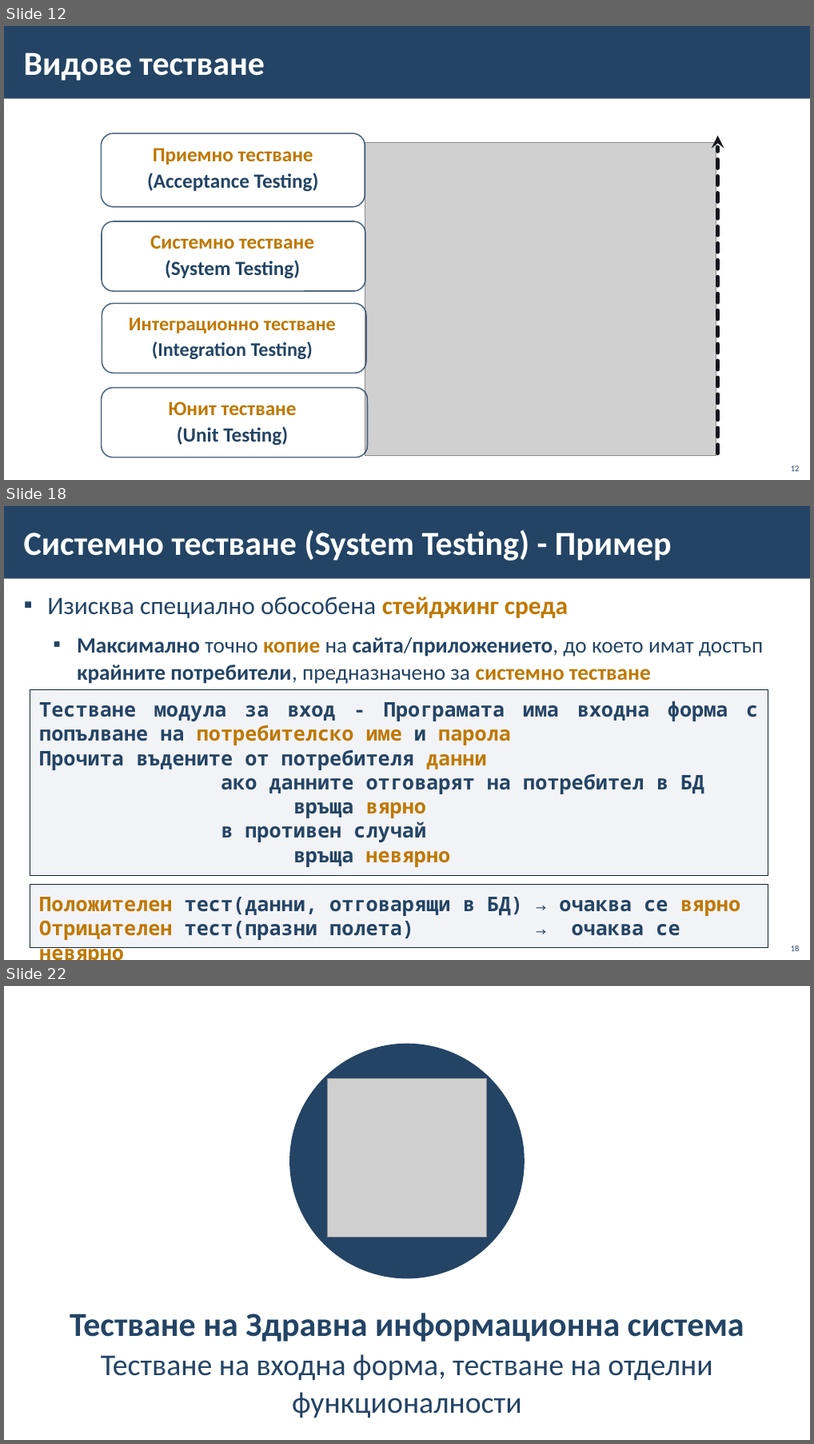
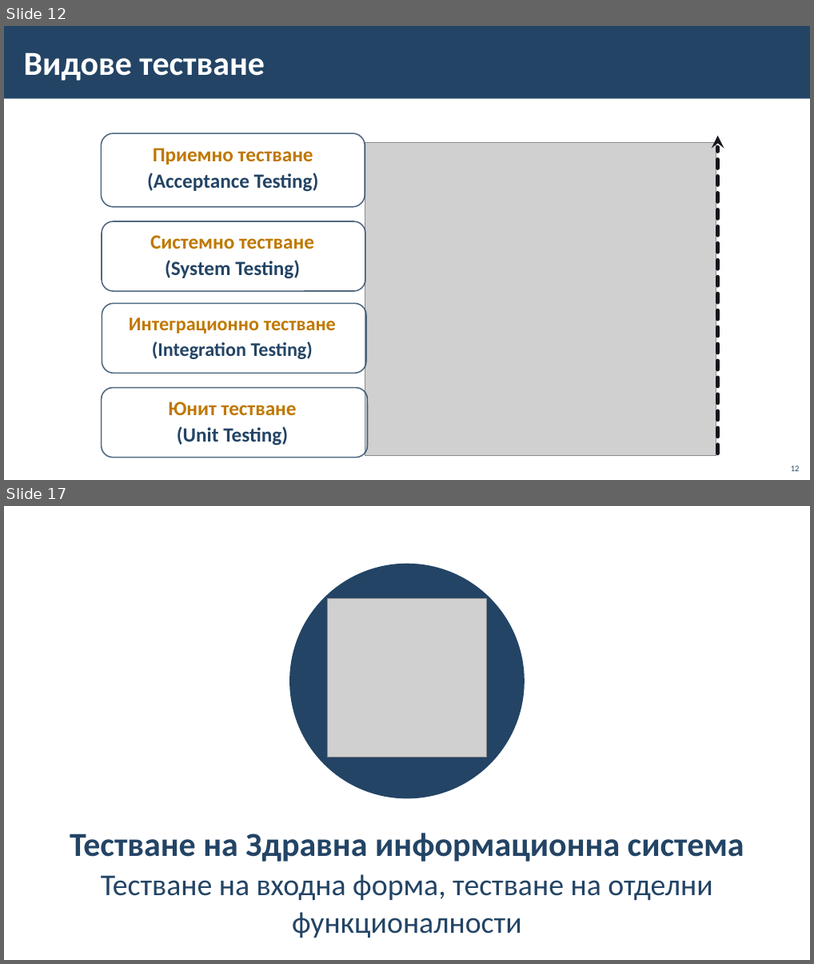
Before and after one commit to BG-IT-Edu/School-Programming, a slide deck: Courses/Software-Sciences/Module-4-Information-Systems-New/13-Information-System-Testing/13-Information-System-Testing.pptx. Shown one above the other, each under a label of ours: slides 12, 18 and 22 before the commit, slides 12 and 17 after it; the slides between them are not shown. The pictures are 814x1444 and 814x964 pixels, drawn with LibreOffice and Linux fonts; fonts in the diff are those of the drawing; grey boxes stand for pictures; background and template pictures are left out. Boxes give left, top, right and bottom in pixels: in the first picture for what was removed or moved away, otherwise in the second. Text is boxed around its words. In the diff, an @@ line names an element or a change of style, - is before the commit and + after.

```diff
--- a/Courses/Software-Sciences/Module-4-Information-Systems-New/13-Information-System-Testing/13-Information-System-Testing.pptx
+++ b/Courses/Software-Sciences/Module-4-Information-Systems-New/13-Information-System-Testing/13-Information-System-Testing.pptx
@@ slide 18 removed at (x1=4, y1=506, x2=810, y2=960), background #FFFFFF; not listed: 1 template element that a slide beside it also shows @@
@@ title removed at (x1=24, y1=530, x2=672, y2=560) @@
-Системно тестване (System Testing) - Пример
@@ text removed at (x1=47, y1=596, x2=763, y2=684) @@
-▪ Изисква специално обособена стейджинг среда
-  ▪ Максимално точно копие на сайта/приложението, до което имат достъп крайните потребители, предназначено за системно тестване
@@ rectangle removed at (x1=30, y1=690, x2=769, y2=876) @@
-Тестване модула за вход - Програмата има входна форма с попълване на потребителско име и парола
-Прочита въдените от потребителя данни
-ако данните отговарят на потребител в БД
-връща вярно
-в противен случай
-връща невярно
@@ rectangle removed at (x1=30, y1=884, x2=769, y2=948) @@
-Положителен тест(данни, отговарящи в БД) → очаква се вярно
-Отрицателен тест(празни полета) → очаква се невярно
@@ page number removed at (x1=791, y1=945, x2=800, y2=951) @@
-18
@@ what was slide 22 is now slide 17 @@
```
Also in this commit, not shown: 4 slides changed, 4 other slides removed.
